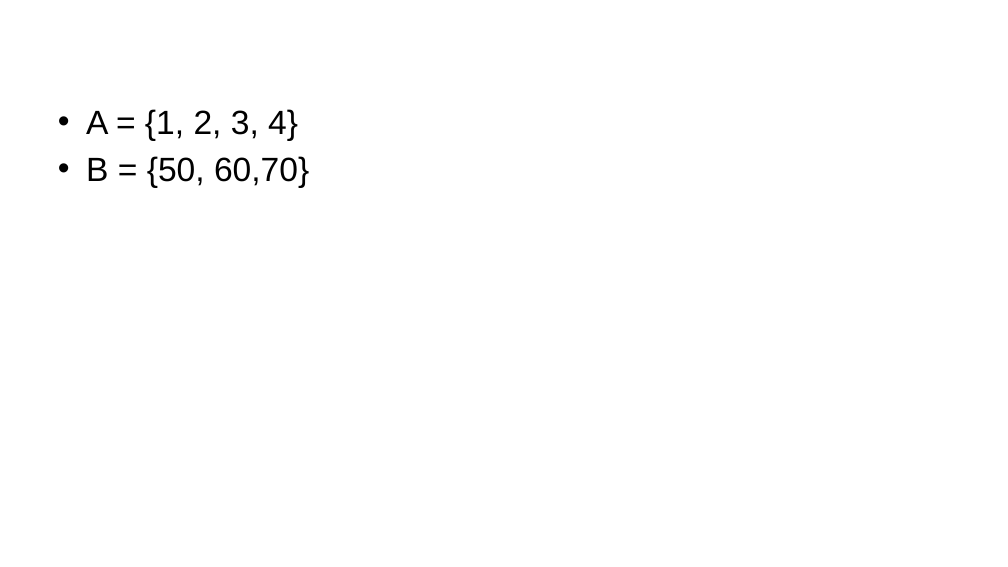
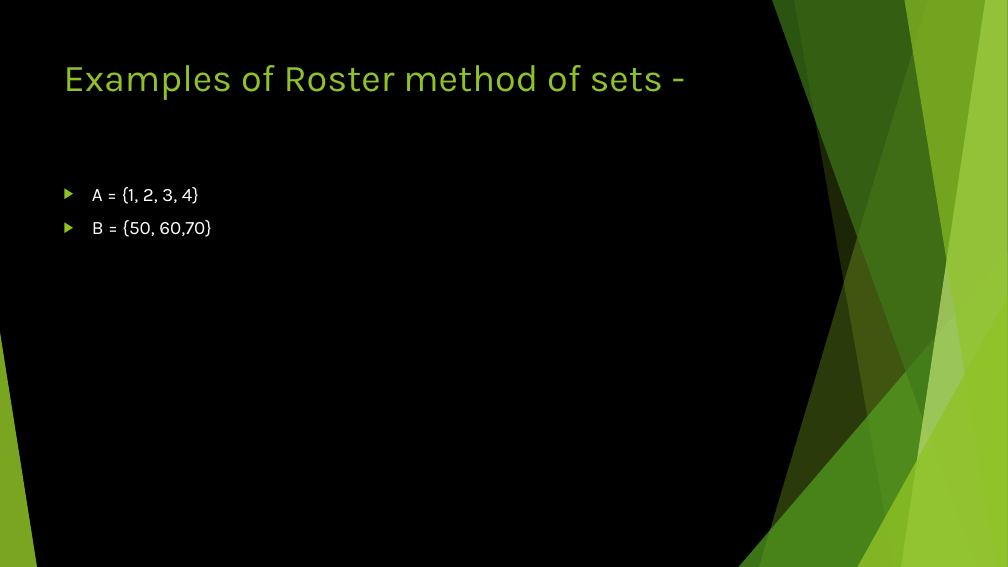
Before and after one commit to kailash1198/bca-math-sem1, a slide deck: slide 5 of chapter-1-sets-theory/sets.pptx. Drawn at 1008x567 pixels with LibreOffice and Linux fonts; fonts in the diff are those of the drawing; background and template pictures are left out. Boxes give left, top, right and bottom in pixels: in the first picture for what was removed or moved away, otherwise in the second. Text is boxed around its words. In the diff, an @@ line names an element or a change of style, - is before the commit and + after.

Commit message:
theme design

```diff
--- a/chapter-1-sets-theory/sets.pptx
+++ b/chapter-1-sets-theory/sets.pptx
@@ background picture (left out) to #000000 @@
@@ title "Examples of Roster method of ...": place and size @@
-title "Examples of Roster method of ..." at <box>51,16,958,64</box>
+title "Examples of Roster method of ..." at <box>64,65,663,100</box>
@@ title "Examples of Roster method of ..." at <box>64,65,663,100</box>: font Arial to Karla, text colour #FFFFFF to #90C226; alignment right to left; vertical alignment middle to top @@
@@ text "A = {1, 2, 3, ...": place and size @@
-text "A = {1, 2, 3, ..." at <box>86,109,309,188</box>
+text "A = {1, 2, 3, ..." at <box>92,187,212,237</box>
@@ text "A = {1, 2, 3, ..." at <box>92,187,212,237</box>: size 32 to 18 pt, font Arial to Karla, text colour #000000 to #FFFFFF; bullet • to ▶; more space between paragraphs @@
@@ group added at <box>0,0,1008,567</box>: 5 freeform shapes, 3 triangles, 2 lines @@
```
Also in this commit, not shown: 4 other slides changed.
